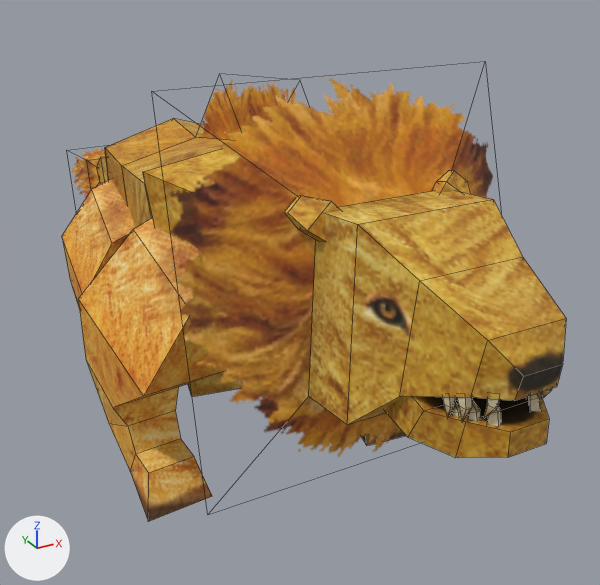
An edit to the OBJ model src/main/resources/assets/plainsmobs/models/entity/feradon.obj, drawn before and after from the same camera.
Both versions are drawn from a 50 mm lens placed at (-1.8, -3.91, 2.72), pointed at (0.35, -0.01, 0.77). Arrows for +X, +Y and +Z are at lower left; the lights stay in place. Mesh edges are drawn as thin lines. Where no turn or scale is listed for an object, it has been applied to the vertices.

Script lines for the objects in view, before the commit:
```python
me_body = bpy.data.meshes.new('Body')
me_body.from_pydata(...)  # 38 vertices, 37 faces; spans x -0.65..0.65, y -1.0..1.5, z 0.54..2.1
me_body.materials.append(mat_feradon)
me_head = bpy.data.meshes.new('Head')
me_head.from_pydata(...)  # 110 vertices, 98 faces; spans x -0.83..0.83, y -2.25..-0.8, z 0.58..2.17
me_head.materials.append(mat_feradon)
me_tail = bpy.data.meshes.new('Tail')
me_tail.from_pydata(...)  # 32 vertices, 30 faces; spans x -0.27..0.27, y 1.4..2.91, z 0.57..1.23
me_tail.materials.append(mat_feradon)
ob_body = bpy.data.objects.new('Body', me_body)
ob_body.location = (0.0, 0.0, 0.0)
ob_head = bpy.data.objects.new('Head', me_head)
ob_head.location = (0.0, 0.0, 0.0)
ob_tail = bpy.data.objects.new('Tail', me_tail)
ob_tail.location = (0.0, 0.0, 0.0)
# also in view: 'LegLeftBack.001' at (-0.48, 0.9, 0.69); 'LegLeftFront.001' at (-0.6, -0.42, 0.8); 'Mouth' at (0.0, -1.94, 1.18)
```
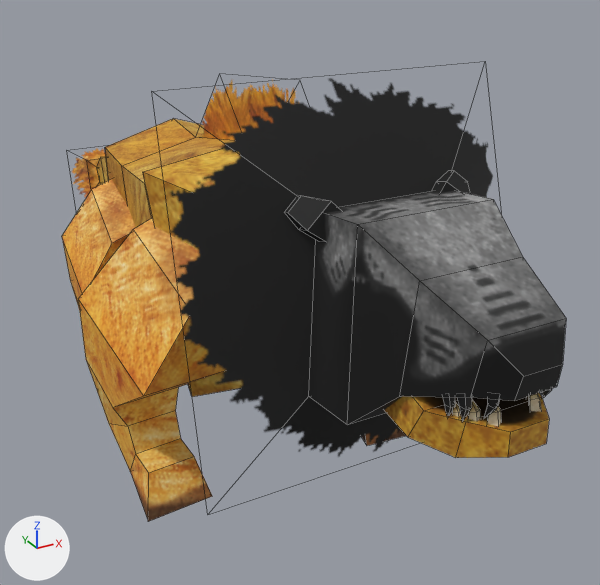
What differs and where, as boxes (x1, y1, x2, y2) in the pictures (600 x 585 px):
'Head', recoloured (brown to black): (170, 79, 566, 457) in both

What changed in the scene script:
```text
Add img_feradon_chestiron_png:
    img_feradon_chestiron_png = load_image('feradon_chestiron.png', '../../textures/entity/feradon_chestiron.png', 512, 512, 'sRGB')
Add mat_feradon_feradon_chestiron:
    mat_feradon_feradon_chestiron = bpy.data.materials.new('feradon_feradon_chestiron')
    # uses the picture img_feradon_chestiron_png
    # uses the picture img_feradon_png
Change me_head:
    where me_head.from_pydata(...)  # 110 vertices, 98 faces; spans x -0.83..0.83, y -2.25..-0.8, z 0.58..2.17
    remove me_head.materials.append(mat_feradon)
    add me_head.materials.append(mat_feradon_feradon_chestiron)
```
